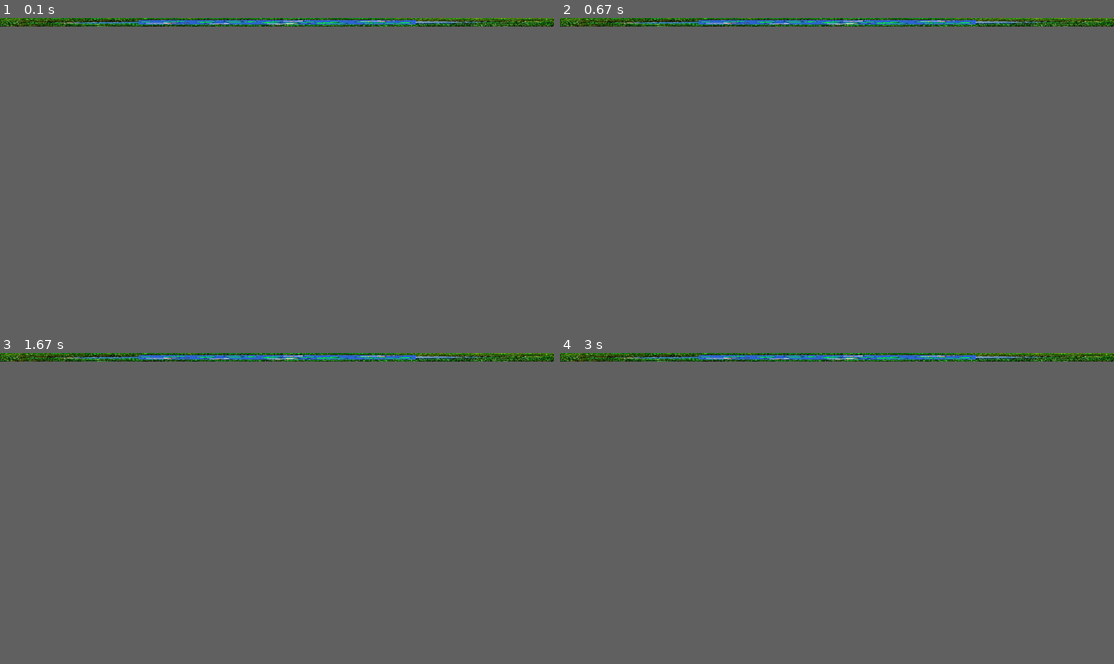
Above: before the commit, frames 1-4 (two rows, left to right).
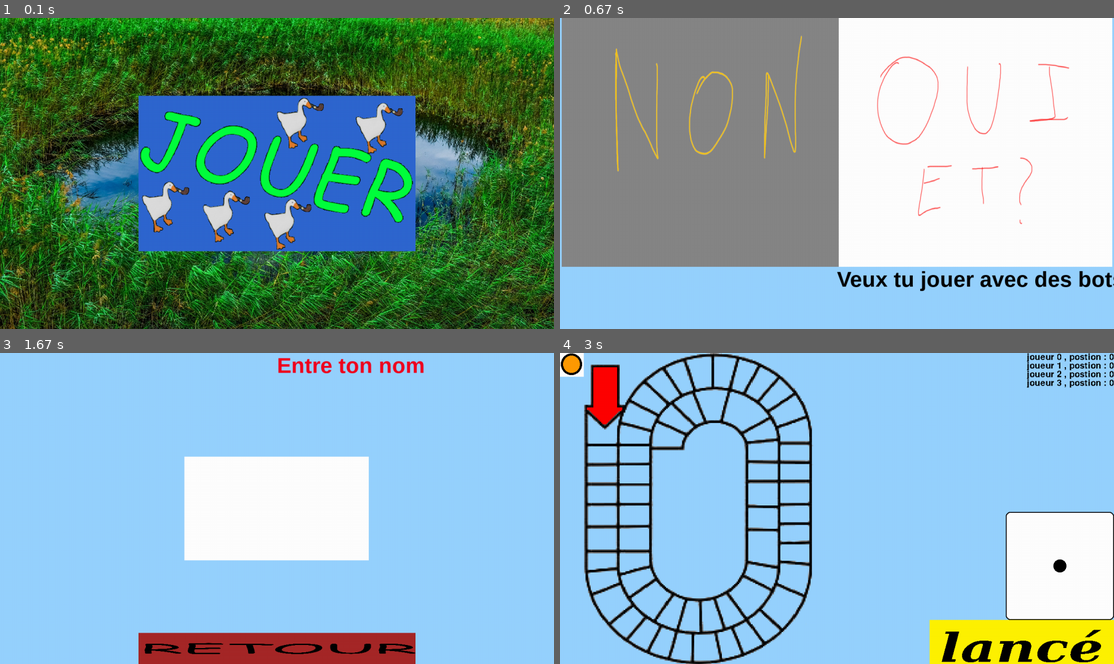
Above: after the commit, the same moments.

Repository: chokinyan/nsi-projet
Game: pygame game, started from projet nsi/projet.py
Two runs of this game, one before a commit and one after it. Both use one fixed random seed, a clock stepped at 60 frames per second and the inputs below.
Inputs (mouse positions are in pixels of both pictures, inside the frame that each line leads up to):
- Up to frame 1 (0.1 s): no input
- Up to frame 2 (0.67 s): click (837, 173) at 0.38 s
- Up to frame 3 (1.67 s): click (277, 530) at 0.72 s; click (326, 508) at 1.05 s; click (193, 508) at 1.38 s
- Up to frame 4 (3 s): tap Enter at 1.67 s
In our replay, the window is 900x14 before the commit and 900x506 after it. These sizes can differ from the game's own. Grey fills any space a smaller window leaves; there, only what the larger window draws over its background counts as a difference.

The runs differ from the first frame. In frame 1, 81% of the frame differs, in the area x 0-100%, y 0-100%; in frame 2, 63%; in frame 3, 20%; in frame 4, 25%.

Commit message:
plus le temps de rire

Diff:
--- a/projet nsi/projet.py
+++ b/projet nsi/projet.py
@@ -27,7 +27,6 @@
             else:
                 self.nom = nom
 
-
         def new_position(self,total:int) -> None:
             global tour
             if tour < len(joueur):
@@ -171,7 +170,7 @@
         image_O = pyg.transform.scale(image_O,(self.taille_screen[0]/2,self.taille_screen[1]*0.80))
         bouton.update(B_botO = addp.Button(fild=image_O,x=self.center[0]-4))
         bouton.update(B_botN = addp.Button(fild=image_N,x=4))
-        ((self.disp).scr).blit(texte,(image_N.get_width()/2,image_N.get_height()))
+        ((self.disp).scr).blit(texte,(self.center[0],image_N.get_height()))
 
     def choix_nb_bot(self) -> None:
         self.etat = sys._getframe(0).f_code.co_name
@@ -190,7 +189,7 @@
         bouton.update(bot2 = addp.Button(fild=image_2,x=self.center[0],y=self.center[1]-(image_1.get_height()/2)))
         bouton.update(bot3 = addp.Button(fild=image_3,x=image_2.get_width()+self.center[0]+image_3.get_width()*0.5,y=self.center[1]-(image_1.get_height()/2)))
         bouton.update(B_retour = addp.Button(fild=self.image_R,y=pyg.display.get_window_size()[1]-self.image_R.get_height(),x=self.center[0]-self.image_R.get_width()/2))
-        ((self.disp).scr).blit(texte,(image_1.get_rect().center[0],0))
+        ((self.disp).scr).blit(texte,(self.center[0],0))
 
     def choix_nb_joueur(self) -> None:
         self.etat = sys._getframe(0).f_code.co_name
@@ -221,7 +220,7 @@
         bouton.update(BJ4F = addp.Button(fild=image_3_F,x=image_2_F.get_width()+self.center[0]+image_3_F.get_width()*0.5,y=self.center[1]-(image_1_F.get_height()/2)))
 
         bouton.update(B_retour = addp.Button(fild=self.image_R,y=pyg.display.get_window_size()[1]-self.image_R.get_height(),x=self.center[0]-self.image_R.get_width()/2))
-        ((self.disp).scr).blit(texte,(self.center[0],0))
+        ((self.disp).scr).blit(texte,(self.disp.scr.get_rect().center[0],0))
 
     def choix_nom(self) -> None:
         global joueur
@@ -288,7 +287,7 @@
 textinp = {}
 end = False
 print(pyg.display.get_desktop_sizes())
-ecran = screen(icone = r"projet nsi/image/icone/images.png",dis_name="Jeu de l'oie",h=1280,w= 20)
+ecran = screen(icone = r"projet nsi/image/icone/images.png",dis_name="Jeu de l'oie",h=1280,w= 720)
 etat = etat_screen(disp=ecran)
 #--------------------------------------------------------------
 
Not shown, changed: README.md
Binary file added: image/README/1683732586406.png
Binary file added: image/README/1683732605382.png
Binary file added: image/README/1683732633101.png
